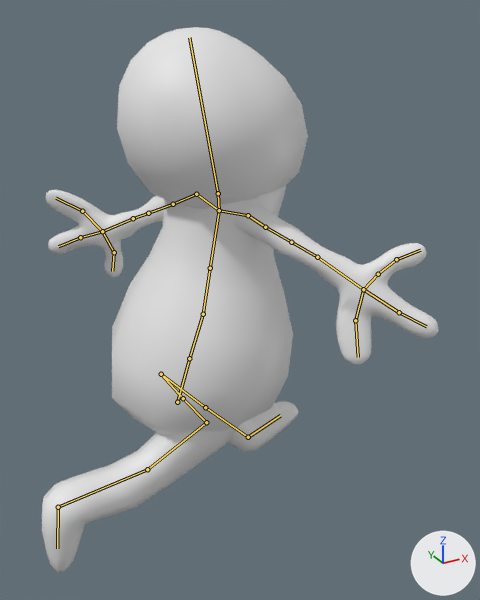
One commit to the Blender file Assets/MyMainLittleGuy.blend: the scene before it, then after it.
Before and after are seen from a 50 mm lens placed at (-1.14, -2.68, 1.88), pointed at (0.29, -0.07, 0.58). Lighting does not change. The marker at lower right points along +X, +Y and +Z. Both versions are drawn at frame 0 of the action 'ArmatureAction'; the numbers are the values there. The bones that bend it are drawn over the model as lines.
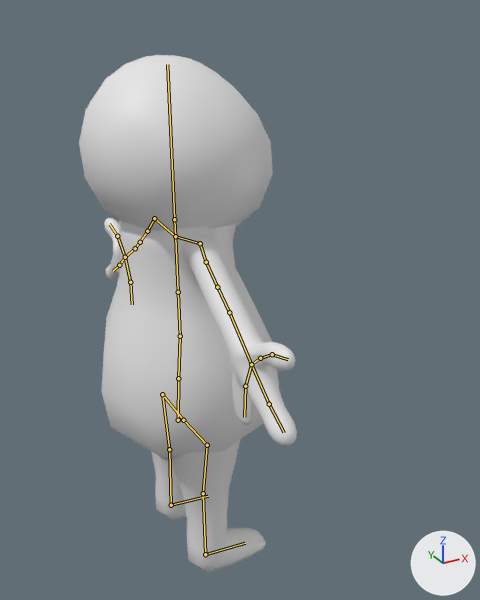
What differs and where, as boxes [x1, y1, x2, y2] in the pictures (480 x 600 px):
```json
{"object": "Cube.002", "change": "posed", "before": [42, 27, 438, 573], "after": [79, 55, 297, 572], "on screen": "45% narrower"}
{"bone": "Bone", "before": "(177, 402) to (189, 358)", "after": "(178, 420) to (178, 378)"}
{"bone": "Bone.001", "before": "(203, 314) to (210, 268)", "after": "(180, 336) to (178, 292)"}
{"bone": "Bone.005", "before": "(248, 215) to (265, 227)", "after": "(200, 243) to (206, 262)"}
{"bone": "Bone.008", "before": "(317, 257) to (363, 289)", "after": "(229, 312) to (251, 364)"}
{"bone": "Bone.017", "before": "(196, 194) to (173, 204)", "after": "(154, 218) to (147, 231)"}
{"bone": "Bone.020", "before": "(133, 218) to (102, 231)", "after": "(135, 248) to (125, 257)"}
{"bone": "Bone.033", "before": "(219, 210) to (218, 193)", "after": "(175, 236) to (174, 219)"}
{"bone": "Bone.034", "before": "(218, 193) to (189, 37)", "after": "(174, 219) to (167, 64)"}
{"bone": "Bone.027", "before": "(183, 398) to (206, 422)", "after": "(183, 420) to (207, 445)"}
{"bone": "Bone.029", "before": "(206, 422) to (147, 469)", "after": "(207, 445) to (203, 493)"}
{"bone": "Bone.030", "before": "(147, 469) to (58, 507)", "after": "(203, 493) to (205, 554)"}
{"bone": "Bone.035", "before": "(58, 507) to (57, 548)", "after": "(205, 554) to (245, 543)"}
{"bone": "Bone.028", "before": "(183, 398) to (161, 374)", "after": "(183, 420) to (162, 394)"}
{"bone": "Bone.031", "before": "(161, 374) to (205, 407)", "after": "(162, 394) to (169, 449)"}
{"bone": "Bone.036", "before": "(248, 437) to (280, 415)", "after": "(171, 505) to (208, 496)"}
```

Scene script edits in JSON lines:
```json
{"block": "bone_bone", "where": "bone_bone = bpy.data.objects['Armature'].pose.bones['Bone']"}
{"op": "set", "path": "bone_bone.location", "old": "(-0.007, 0.064, 0.001)", "new": "(0.005, -0.042, -0.001)"}
{"op": "set", "path": "bone_bone.rotation_quaternion", "old": "(0.991, 0.064, 0.009, -0.119)", "new": "(1.0, 0.0, 0.0, 0.0)", "note": "degrees (7, 2, -14) -> degrees (0, 0, 0)"}
{"op": "set", "path": "bone_bone.scale", "old": "(0.99, 0.94, 1.0)", "new": "(1.0, 0.93, 1.0)"}
{"block": "bone_bone_001", "where": "bone_bone_001 = bpy.data.objects['Armature'].pose.bones['Bone.001']  # child of 'Bone.002'"}
{"op": "set", "path": "bone_bone_001.rotation_quaternion", "old": "(0.999, 0.0, 0.0, 0.041)", "new": "(1.0, 0.0, 0.0, 0.0)", "note": "degrees (0, 0, 5) -> degrees (0, 0, 0)"}
{"block": "bone_bone_005", "where": "bone_bone_005 = bpy.data.objects['Armature'].pose.bones['Bone.005']  # child of 'Bone.004'"}
{"op": "set", "path": "bone_bone_005.rotation_quaternion", "old": "(0.757, 0.448, 0.398, -0.261)", "new": "(0.873, 0.488, 0.0, 0.0)", "note": "degrees (59, 57, -4) -> degrees (58, 0, 0)"}
{"block": "bone_bone_008", "where": "bone_bone_008 = bpy.data.objects['Armature'].pose.bones['Bone.008']  # child of 'Bone.007'"}
{"op": "set", "path": "bone_bone_008.rotation_quaternion", "old": "(0.79, 0.029, -0.612, 0.027)", "new": "(1.0, 0.0, 0.0, 0.0)", "note": "degrees (3, -75, 2) -> degrees (0, 0, 0)"}
{"block": "bone_bone_017", "where": "bone_bone_017 = bpy.data.objects['Armature'].pose.bones['Bone.017']  # child of 'Bone.016'"}
{"op": "set", "path": "bone_bone_017.rotation_quaternion", "old": "(0.755, -0.493, 0.427, 0.07)", "new": "(0.88, -0.475, 0.0, 0.0)", "note": "degrees (-78, 46, -27) -> degrees (-57, 0, 0)"}
{"block": "bone_bone_020", "where": "bone_bone_020 = bpy.data.objects['Armature'].pose.bones['Bone.020']  # child of 'Bone.019'"}
{"op": "set", "path": "bone_bone_020.rotation_quaternion", "old": "(0.722, -0.073, 0.685, -0.067)", "new": "(1.0, 0.0, 0.0, 0.0)", "note": "degrees (-76, 78, -75) -> degrees (0, 0, 0)"}
{"block": "bone_bone_033", "where": "bone_bone_033 = bpy.data.objects['Armature'].pose.bones['Bone.033']  # child of 'Bone.003'"}
{"op": "set", "path": "bone_bone_033.rotation_quaternion", "old": "(0.993, 0.0, 0.0, 0.115)", "new": "(1.0, 0.0, 0.0, 0.0)", "note": "degrees (0, 0, 13) -> degrees (0, 0, 0)"}
{"block": "bone_bone_034", "where": "bone_bone_034 = bpy.data.objects['Armature'].pose.bones['Bone.034']  # child of 'Bone.033'"}
{"op": "set", "path": "bone_bone_034.rotation_quaternion", "old": "(0.998, 0.0, 0.0, 0.059)", "new": "(1.0, 0.0, 0.0, 0.0)", "note": "degrees (0, 0, 7) -> degrees (0, 0, 0)"}
{"block": "bone_bone_027", "where": "bone_bone_027 = bpy.data.objects['Armature'].pose.bones['Bone.027']"}
{"op": "set", "path": "bone_bone_027.location", "old": "(0.0, 0.004, -0.064)", "new": "(0.0, -0.004, 0.064)"}
{"op": "set", "path": "bone_bone_027.scale", "old": "(1.0, 1.0, 0.94)", "new": "(1.0, 1.0, 0.93)"}
{"block": "bone_bone_029", "where": "bone_bone_029 = bpy.data.objects['Armature'].pose.bones['Bone.029']  # child of 'Bone.027'"}
{"op": "set", "path": "bone_bone_029.rotation_quaternion", "old": "(0.898, 0.0, 0.072, 0.435)", "new": "(1.0, 0.0, 0.0, 0.0)", "note": "degrees (4, 7, 52) -> degrees (0, 0, 0)"}
{"block": "bone_bone_030", "where": "bone_bone_030 = bpy.data.objects['Armature'].pose.bones['Bone.030']  # child of 'Bone.029'"}
{"op": "set", "path": "bone_bone_030.rotation_quaternion", "old": "(0.96, 0.0, -0.006, 0.279)", "new": "(1.0, 0.0, 0.0, 0.0)", "note": "degrees (0, -1, 32) -> degrees (0, 0, 0)"}
{"block": "bone_bone_035", "where": "bone_bone_035 = bpy.data.objects['Armature'].pose.bones['Bone.035']  # child of 'Bone.030'"}
{"op": "set", "path": "bone_bone_035.rotation_quaternion", "old": "(0.999, -0.032, 0.0, 0.005)", "new": "(1.0, 0.0, 0.0, 0.0)", "note": "degrees (-4, 0, 1) -> degrees (0, 0, 0)"}
{"block": "bone_bone_028", "where": "bone_bone_028 = bpy.data.objects['Armature'].pose.bones['Bone.028']"}
{"op": "set", "path": "bone_bone_028.location", "old": "(0.0, 0.0, 0.064)", "new": "(0.0, 0.0, -0.065)"}
{"op": "set", "path": "bone_bone_028.scale", "old": "(1.0, 1.0, 0.94)", "new": "(1.0, 1.0, 0.93)"}
{"block": "bone_bone_031", "where": "bone_bone_031 = bpy.data.objects['Armature'].pose.bones['Bone.031']  # child of 'Bone.028'"}
{"op": "set", "path": "bone_bone_031.rotation_quaternion", "old": "(0.937, 0.0, 0.061, -0.345)", "new": "(1.0, 0.0, 0.0, 0.0)", "note": "degrees (-2, 7, -41) -> degrees (0, 0, 0)"}
{"block": "bone_bone_036", "where": "bone_bone_036 = bpy.data.objects['Armature'].pose.bones['Bone.036']  # child of 'Bone.032'"}
{"op": "set", "path": "bone_bone_036.rotation_quaternion", "old": "(0.994, -0.112, 0.0, 0.016)", "new": "(1.0, 0.0, 0.0, 0.0)", "note": "degrees (-13, 0, 2) -> degrees (0, 0, 0)"}
```
